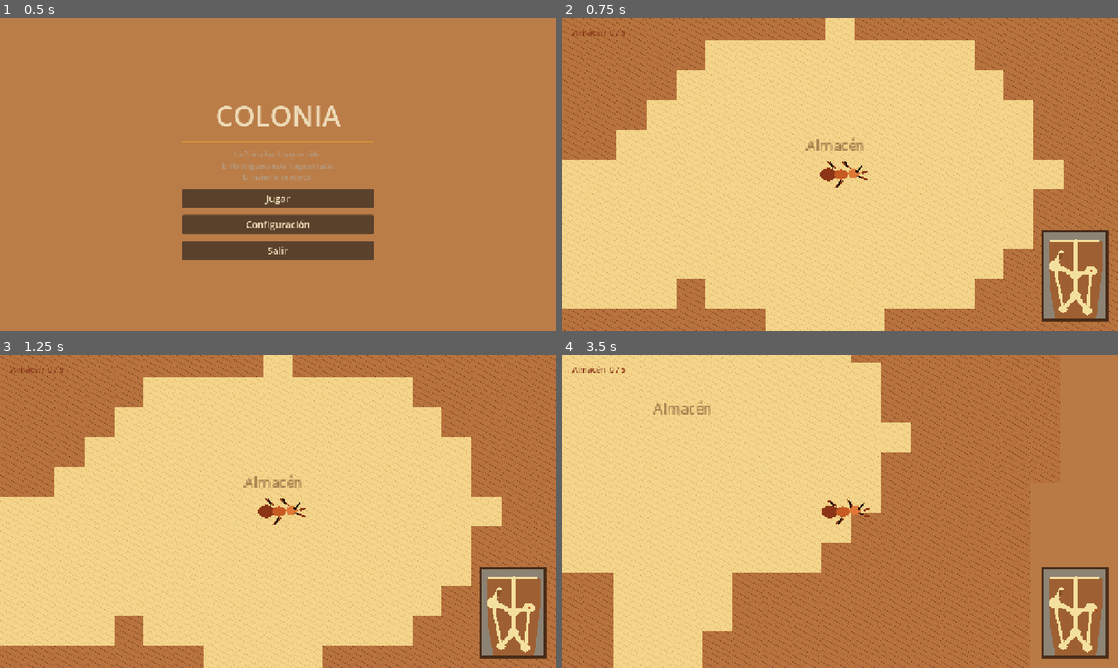
Above: before the commit, frames 1-4 (two rows, left to right).
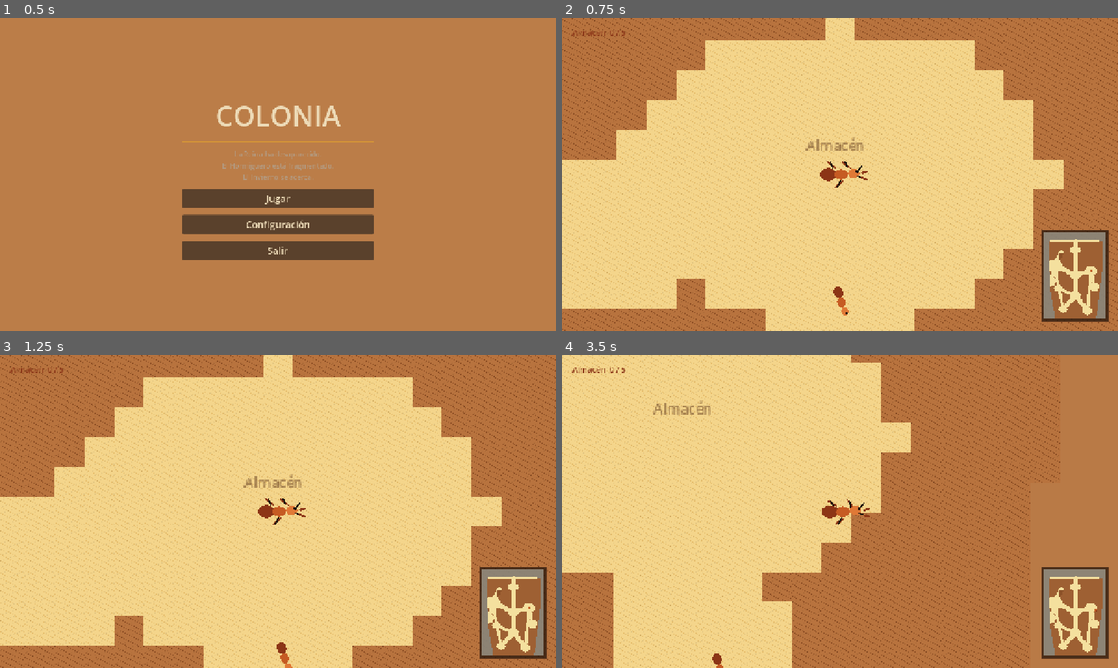
Above: after the commit, the same moments.

Repository: The-glitch-girls/an-ant-game
Game: Godot game, scene res://src/menu/menu.tscn
Same seed, same stepped clock (60 frames per second), same inputs: the game is played once before the commit and once after it.
Inputs:
- Up to frame 1 (0.5 s): no input
- Up to frame 2 (0.75 s): click "Jugar" at 0.5 s
- Up to frame 3 (1.25 s): no input
- Up to frame 4 (3.5 s): hold D (mover_derecha) 1.28-2.03 s; hold Shift (correr) 1.28-2.03 s; hold S (mover_abajo) 2.03-2.78 s; tap Shift (correr) at 2.1 s; hold D (mover_derecha) from 2.78 s (still down); hold Shift (correr) from 2.78 s (still down)

Frame 1 is identical in both runs. In frame 2, 0.6% of the frame differs, in the area x 48-97%, y 73-100%; in frame 3, 0.6%; in frame 4, 3.6%, in the area x 25-97%, y 69-100%.

Commit message:
Fill the Hormiguero with a Reina and more Zonas.
The nest was four labeled rooms and two blank holes; the Reina now occupies her Cámara and six more Zonas make the cutaway readable without unlocking or rebuilding anything.

Diff:
--- a/src/mundo/hormiguero_mapa.gd
+++ b/src/mundo/hormiguero_mapa.gd
@@ -17,6 +17,12 @@
 var larvas: Vector2 = Vector2.ZERO
 var almacen: Vector2 = Vector2.ZERO
 var descanso: Vector2 = Vector2.ZERO
+var boca: Vector2 = Vector2.ZERO
+var abandonada: Vector2 = Vector2.ZERO
+var humeda: Vector2 = Vector2.ZERO
+var ciega: Vector2 = Vector2.ZERO
+var silencio: Vector2 = Vector2.ZERO
+var fondo: Vector2 = Vector2.ZERO
 var derrumbada: Rect2 = Rect2()
 var comidas: Array[Vector2] = []
 var comida_tamanos: Array[int] = []
@@ -79,12 +85,16 @@
 
 
 func _cavar_tuneles() -> void:
-	_camara(12, 38, 7, 6) # reina
+	_camara(12, 38, 9, 7) # reina
 	_camara(36, 48, 7, 5) # larvas
 	_camara(54, 44, 7, 5) # almacen
 	_camara(36, 72, 6, 5) # descanso
-	_camara(22, 88, 5, 4)
-	_camara(50, 90, 6, 4)
+	_camara(36, 20, 6, 4) # boca
+	_camara(8, 56, 6, 5) # abandonada
+	_camara(58, 62, 6, 5) # humeda
+	_camara(16, 64, 5, 4) # ciega
+	_camara(22, 88, 5, 4) # silencio
+	_camara(50, 90, 6, 4) # fondo
 	_linea(36, 10, 36, 48, 2)
 	_linea(36, 48, 12, 38, 2)
 	_linea(36, 48, 54, 44, 2)
@@ -93,6 +103,9 @@
 	_linea(36, 72, 50, 90, 2)
 	_linea(12, 38, 22, 88, 1)
 	_linea(54, 44, 50, 90, 1)
+	_linea(12, 38, 8, 56, 1)
+	_linea(54, 44, 58, 62, 1)
+	_linea(36, 72, 16, 64, 1)
 	_linea(8, 10, 36, 10, 1)
 	_linea(36, 10, 62, 10, 1)
 	# atajo izquierdo tapado
@@ -132,6 +145,12 @@
 	larvas = mundo(36, 48)
 	almacen = mundo(54, 44)
 	descanso = mundo(36, 72)
+	boca = mundo(36, 20)
+	abandonada = mundo(8, 56)
+	humeda = mundo(58, 62)
+	ciega = mundo(16, 64)
+	silencio = mundo(22, 88)
+	fondo = mundo(50, 90)
 	spawn = mundo(54, 44)
 	derrumbada = Rect2(mundo(18, 24) - Vector2(TILE, TILE), Vector2(TILE * 7, TILE * 9))
 	comidas = [
@@ -153,9 +172,15 @@
 		[mundo(40, 48), mundo(54, 44), mundo(50, 70), mundo(54, 44)],
 		[mundo(36, 72), mundo(22, 88), mundo(36, 72), mundo(50, 90)],
 		[mundo(18, 10), mundo(40, 10), mundo(55, 10), mundo(30, 10)],
-		[mundo(12, 38), mundo(16, 50), mundo(12, 38)],
+		[mundo(18, 38), mundo(16, 50), mundo(18, 38)],
 		[mundo(50, 90), mundo(54, 70), mundo(50, 90)],
+		[mundo(8, 56), mundo(12, 48), mundo(8, 56)],
+		[mundo(54, 48), mundo(58, 62), mundo(54, 48)],
 	]
+
+
+func centros_de_zona() -> Array[Vector2]:
+	return [reina, larvas, almacen, descanso, boca, abandonada, humeda, ciega, silencio, fondo]
 
 
 func hay_comida_grande_en_la_boca() -> bool:
--- a/src/mundo/mundo.gd
+++ b/src/mundo/mundo.gd
@@ -28,9 +28,11 @@
 	_pintar_cielo()
 	_construir_tiles()
 	_polvo_derrumbada()
+	_pintar_salas()
 	_etiquetar_camaras()
 	_construir_zonas()
 	_construir_hormiga()
+	_construir_reina()
 	_construir_obreras()
 	_construir_comidas()
 	_construir_larvas()
@@ -135,11 +137,51 @@
 	add_child(zona)
 
 
+func _pintar_salas() -> void:
+	_suelo(_mapa.reina, Vector2(210, 160), Color(0.78, 0.62, 0.38, 0.55))
+	_suelo(_mapa.reina + Vector2(-8, 6), Vector2(150, 110), Color(0.55, 0.38, 0.18, 0.28))
+	_suelo(_mapa.larvas, Vector2(180, 130), Color(0.88, 0.72, 0.38, 0.42))
+	_suelo(_mapa.almacen, Vector2(176, 128), Color(0.72, 0.58, 0.32, 0.4))
+	_suelo(_mapa.descanso, Vector2(160, 120), Color(0.90, 0.80, 0.58, 0.38))
+	_suelo(_mapa.boca, Vector2(150, 100), Color(0.93, 0.86, 0.62, 0.35))
+	_suelo(_mapa.abandonada, Vector2(150, 118), Color(0.52, 0.40, 0.28, 0.5))
+	_suelo(_mapa.humeda, Vector2(154, 118), Color(0.62, 0.68, 0.66, 0.38))
+	_suelo(_mapa.ciega, Vector2(130, 100), Color(0.48, 0.34, 0.20, 0.48))
+	_suelo(_mapa.silencio, Vector2(130, 100), Color(0.38, 0.28, 0.18, 0.5))
+	_suelo(_mapa.fondo, Vector2(150, 108), Color(0.70, 0.52, 0.30, 0.36))
+	for off in [Vector2(-18, 12), Vector2(16, -6), Vector2(4, 18)]:
+		add_child(_ovalo(_mapa.abandonada + off, Vector2(13, 8), Color(0.32, 0.14, 0.08, 0.7)))
+	add_child(_ovalo(_mapa.humeda + Vector2(0, 18), Vector2(48, 14), Color(0.55, 0.66, 0.68, 0.35)))
+	add_child(_ovalo(_mapa.humeda + Vector2(-12, 8), Vector2(10, 7), Color(0.70, 0.80, 0.82, 0.4)))
+	add_child(_ovalo(_mapa.ciega + Vector2(-22, 0), Vector2(18, 36), Paleta.TIERRA_MANCHA))
+	add_child(_ovalo(_mapa.silencio + Vector2(10, 8), Vector2(12, 7), Color(0.28, 0.12, 0.08, 0.65)))
+	add_child(_ovalo(_mapa.descanso + Vector2(-16, 10), Vector2(28, 12), Color(0.86, 0.74, 0.50, 0.45)))
+	add_child(_ovalo(_mapa.descanso + Vector2(18, 8), Vector2(22, 10), Color(0.86, 0.74, 0.50, 0.45)))
+
+
+func _suelo(pos: Vector2, tam: Vector2, color: Color) -> void:
+	var n := _ovalo(pos, tam, color)
+	n.z_index = -1
+	add_child(n)
+
+
+func _construir_reina() -> void:
+	var r := Reina.new()
+	r.position = _mapa.reina + Vector2(-10, 8)
+	add_child(r)
+
+
 func _etiquetar_camaras() -> void:
 	_label(_mapa.reina + Vector2(-48, -40), "Cámara de la reina")
 	_label(_mapa.larvas + Vector2(-28, -36), "Larvas")
 	_label(_mapa.almacen + Vector2(-32, -36), "Almacén")
 	_label(_mapa.descanso + Vector2(-34, -36), "Descanso")
+	_label(_mapa.boca + Vector2(-18, -32), "Boca")
+	_label(_mapa.abandonada + Vector2(-42, -34), "Abandonada")
+	_label(_mapa.humeda + Vector2(-28, -34), "Húmeda")
+	_label(_mapa.ciega + Vector2(-20, -32), "Ciega")
+	_label(_mapa.silencio + Vector2(-28, -32), "Silencio")
+	_label(_mapa.fondo + Vector2(-22, -32), "Fondo")
 
 
 func _label(pos: Vector2, texto: String) -> void:
--- /dev/null
+++ b/src/mundo/reina.gd
@@ -0,0 +1,79 @@
+class_name Reina
+extends StaticBody2D
+
+var _abdomen: Node2D
+var _aliento: float = 0.0
+
+
+func _ready() -> void:
+	collision_layer = 1
+	collision_mask = 0
+	_dibujar()
+
+
+func largo() -> float:
+	return 78.0
+
+
+func _dibujar() -> void:
+	var cuerpo := Node2D.new()
+	cuerpo.rotation = 0.35
+	add_child(cuerpo)
+
+	# alas caídas: estuvo alada, ya no vuela
+	cuerpo.add_child(_ala(Vector2(-6, -16), -0.55))
+	cuerpo.add_child(_ala(Vector2(-6, 16), 0.55))
+
+	for i in 3:
+		var y := -16.0 if i != 1 else 16.0
+		cuerpo.add_child(_ovalo(Vector2(-10 + i * 8, y), Vector2(16, 3.2), Paleta.HORMIGA_OSCURA, 0.55 if y < 0.0 else -0.55))
+
+	_abdomen = Node2D.new()
+	cuerpo.add_child(_abdomen)
+	_abdomen.add_child(_ovalo(Vector2(-28, 0), Vector2(46, 30), Color(0.42, 0.16, 0.08)))
+	_abdomen.add_child(_ovalo(Vector2(-22, 0), Vector2(34, 24), Paleta.HORMIGA_OSCURA))
+	_abdomen.add_child(_ovalo(Vector2(-18, -2), Vector2(8, 6), Color(0.62, 0.28, 0.12, 0.45)))
+
+	cuerpo.add_child(_ovalo(Vector2(4, 0), Vector2(20, 15), Paleta.HORMIGA))
+	cuerpo.add_child(_ovalo(Vector2(18, -1), Vector2(16, 13), Paleta.HORMIGA_PANZA))
+	cuerpo.add_child(_ovalo(Vector2(22, -3), Vector2(4, 4), Paleta.OJO))
+	cuerpo.add_child(_ovalo(Vector2(26, -8), Vector2(11, 2.2), Paleta.OJO, -0.7))
+	cuerpo.add_child(_ovalo(Vector2(26, 4), Vector2(10, 2.0), Paleta.OJO, 0.4))
+
+	var col := CollisionShape2D.new()
+	var shape := CapsuleShape2D.new()
+	shape.radius = 16
+	shape.height = 52
+	col.shape = shape
+	col.rotation = 0.35
+	add_child(col)
+
+
+func _ala(pos: Vector2, rot: float) -> Polygon2D:
+	var p := Polygon2D.new()
+	p.color = Color(0.78, 0.72, 0.58, 0.35)
+	p.position = pos
+	p.rotation = rot
+	p.polygon = PackedVector2Array([
+		Vector2(0, 0), Vector2(22, -6), Vector2(28, 2), Vector2(8, 5)
+	])
+	return p
+
+
+func _ovalo(pos: Vector2, tam: Vector2, color: Color, rot: float = 0.0) -> Polygon2D:
+	var p := Polygon2D.new()
+	p.color = color
+	p.position = pos
+	p.rotation = rot
+	var pts := PackedVector2Array()
+	for i in 12:
+		var a := TAU * i / 12.0
+		pts.append(Vector2(cos(a) * tam.x * 0.5, sin(a) * tam.y * 0.5))
+	p.polygon = pts
+	return p
+
+
+func _process(delta: float) -> void:
+	_aliento += delta
+	if _abdomen:
+		_abdomen.scale = Vector2(1.0 + sin(_aliento * 1.4) * 0.03, 1.0 + sin(_aliento * 1.4) * 0.02)
--- a/tests/run.gd
+++ b/tests/run.gd
@@ -18,6 +18,8 @@
 	_test_minimapa_cubre_el_hormiguero_y_marca_la_hormiga()
 	_test_comida_grande_pesa_mas_que_la_chica()
 	_test_afuera_tiene_comidas_de_tres_tamanos()
+	_test_reina_esta_en_su_camara_y_es_mas_grande()
+	_test_hormiguero_tiene_diez_zonas()
 
 	print("PARTIDA %d passed, %d failed" % [_passed, _failed])
 	quit(1 if _failed > 0 else 0)
@@ -150,6 +152,32 @@
 	_ok("la semilla grande esta en la boca del nido", m.hay_comida_grande_en_la_boca())
 
 
+func _test_reina_esta_en_su_camara_y_es_mas_grande() -> void:
+	var m := HormigueroMapa.new()
+	m.generar()
+	_ok("la camara de la reina existe", m.reina != Vector2.ZERO)
+	_ok("no se gasta energia en la camara", m.esta_afuera(m.reina) == false)
+	var reina := Reina.new()
+	_ok("la reina es mas grande que una obrera", reina.largo() > 40.0)
+	reina.free()
+
+
+func _test_hormiguero_tiene_diez_zonas() -> void:
+	var m := HormigueroMapa.new()
+	m.generar()
+	var centros := m.centros_de_zona()
+	_ok("hay diez zonas", centros.size() == 10)
+	var distintas := {}
+	var todas_adentro := true
+	for c in centros:
+		distintas[Vector2i(int(c.x), int(c.y))] = true
+		if m.esta_afuera(c):
+			todas_adentro = false
+	_ok("cada zona tiene su sitio", distintas.size() == 10)
+	_ok("las zonas estan en el hormiguero", todas_adentro)
+	_ok("la boca esta bajo la superficie", m.boca.y > m.superficie_y)
+
+
 func _test_victoria_no_se_vuelve_derrota_al_llegar_el_blanco() -> void:
 	var p := Partida.new()
 	for _i in 5:
--- a/tests/smoke.gd
+++ b/tests/smoke.gd
@@ -19,6 +19,11 @@
 				fallos += 1
 			else:
 				print("ok  minimapa en mundo")
+			if _buscar_reina(nodo) == null:
+				print("FAIL mundo no tiene Reina")
+				fallos += 1
+			else:
+				print("ok  reina en su camara")
 		print("ok  ", ruta)
 		nodo.queue_free()
 	print("SMOKE ", "ok" if fallos == 0 else "failed")
@@ -33,3 +38,13 @@
 		if hallado:
 			return hallado
 	return null
+
+
+func _buscar_reina(nodo: Node) -> Node:
+	if nodo is Reina:
+		return nodo
+	for hijo in nodo.get_children():
+		var hallado := _buscar_reina(hijo)
+		if hallado:
+			return hallado
+	return null
Not shown, added: src/mundo/reina.gd.uid
Not shown, changed: CONTEXT.md
